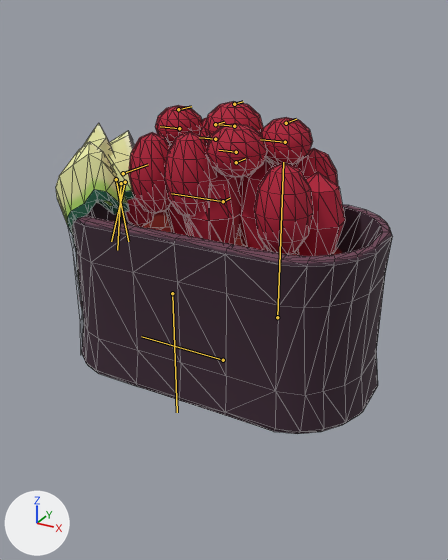
An edit to the FBX model res/Chars/Ikura01/Anim_run.FBX, drawn before and after from the same camera.
One viewpoint serves both versions: a 50 mm camera at (0.761, -1.379, 1.276) aimed at (0.006, -0.006, 0.589). Every picture has the same lights, and +X, +Y and +Z are marked at lower left. Both versions are drawn at frame 9 of the action 'Take 001'; the numbers are the values there. The bones that bend it are drawn over the model as lines. Mesh edges are drawn as thin lines.

Names of what the first picture shows: 'Sushi'.
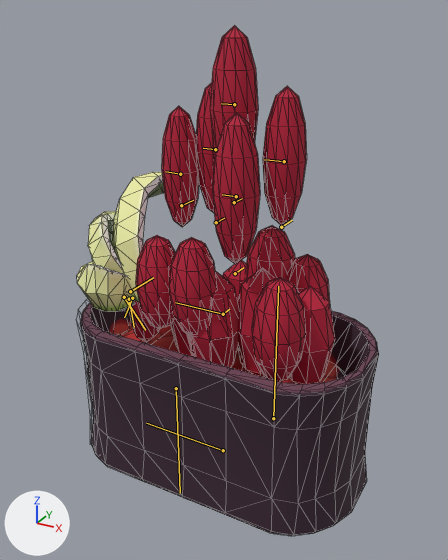
Edits to the bpy script that builds the scene:
```text
Change bone_bone01:
    where bone_bone01 = bpy.data.objects['Root'].pose.bones['Bone01']
    bone_bone01.location: (0.33, 0.0, 0.0) -> (0.0, 0.0, 0.0)
Change bone_bone012:
    where bone_bone012 = bpy.data.objects['Root'].pose.bones['Bone012']  # child of 'Dummy012'
    bone_bone012.scale: (0.9, 0.8, 0.8) -> (1.19, 0.8, 0.8)
Change bone_bone010:
    where bone_bone010 = bpy.data.objects['Root'].pose.bones['Bone010']  # child of 'Dummy010'
    bone_bone010.location: (0.037, -0.025, 0.029) -> (0.224, -0.025, 0.029)
    bone_bone010.scale: (0.52, 0.99, 0.99) -> (1.19, 0.8, 0.8)
Change bone_bone007:
    where bone_bone007 = bpy.data.objects['Root'].pose.bones['Bone007']  # child of 'Dummy007'
    bone_bone007.location: (0.033, 0.011, 0.002) -> (0.266, 0.011, 0.002)
    bone_bone007.scale: (0.52, 0.99, 0.99) -> (1.19, 0.8, 0.8)
Change bone_bone011:
    where bone_bone011 = bpy.data.objects['Root'].pose.bones['Bone011']  # child of 'Dummy011'
    bone_bone011.location: (0.089, 0.03, -0.029) -> (0.215, 0.03, -0.029)
    bone_bone011.scale: (0.52, 0.99, 0.99) -> (1.19, 0.8, 0.8)
Change bone_bone008:
    where bone_bone008 = bpy.data.objects['Root'].pose.bones['Bone008']  # child of 'Dummy008'
    bone_bone008.location: (0.034, 0.063, 0.006) -> (0.201, 0.063, 0.006)
    bone_bone008.scale: (0.52, 0.99, 0.99) -> (1.19, 0.8, 0.8)
Change bone_bone009:
    where bone_bone009 = bpy.data.objects['Root'].pose.bones['Bone009']  # child of 'Dummy009'
    bone_bone009.location: (0.033, -0.055, 0.007) -> (0.145, -0.055, 0.007)
    bone_bone009.scale: (0.52, 0.99, 0.99) -> (1.19, 0.8, 0.8)
Change bone_bone004:
    where bone_bone004 = bpy.data.objects['Root'].pose.bones['Bone004']  # child of 'Dummy013'
    bone_bone004.rotation_quaternion: (0.988, 0.129, -0.106, 0.032) -> (0.935, -0.291, 0.162, -0.134)  # degrees (15, -13, 2) -> degrees (-37, 13, -21)
    bone_bone004.scale: (0.86, 1.08, 0.83) -> (0.8, 1.04, 0.94)
Change bone_bone005:
    where bone_bone005 = bpy.data.objects['Root'].pose.bones['Bone005']  # child of 'Dummy013'
    bone_bone005.rotation_quaternion: (0.989, 0.059, -0.007, 0.143) -> (0.96, -0.259, 0.065, -0.13)  # degrees (7, -2, 16) -> degrees (-31, 3, -16)
    bone_bone005.scale: (0.8, 1.14, 0.82) -> (0.91, 1.03, 0.84)
Change bone_bone006:
    where bone_bone006 = bpy.data.objects['Root'].pose.bones['Bone006']  # child of 'Dummy013'
    bone_bone006.rotation_quaternion: (0.974, -0.079, 0.061, 0.211) -> (0.982, -0.155, -0.01, -0.149)  # degrees (-7, 9, 24) -> degrees (-17, -4, -17)
    bone_bone006.scale: (0.81, 1.11, 0.85) -> (1.0, 0.96, 0.83)
```

Boxes (x1, y1, x2, y2) around the edits, measured in the pictures (448 x 560 px):
'Sushi', posed (10% narrower, 54% taller): before (56, 102, 392, 434); after (77, 25, 379, 536)
bone 'Bone01', root to tip: before (223, 360) to (141, 336); after (223, 450) to (146, 423)
bone 'Bone012', root to tip: before (223, 201) to (171, 193); after (223, 314) to (175, 302)
bone 'Bone010', root to tip: before (215, 139) to (199, 137); after (215, 149) to (203, 148)
bone 'Bone007', root to tip: before (234, 126) to (218, 124); after (234, 104) to (221, 103)
bone 'Bone011', root to tip: before (236, 152) to (218, 150); after (236, 196) to (222, 194)
bone 'Bone008', root to tip: before (285, 142) to (260, 139); after (284, 161) to (264, 159)
bone 'Bone009', root to tip: before (179, 128) to (160, 126); after (180, 174) to (165, 171)
bone 'Bone004', root to tip: before (116, 179) to (128, 241); after (124, 297) to (145, 330)
bone 'Bone005', root to tip: before (121, 183) to (117, 250); after (129, 299) to (134, 327)
bone 'Bone006', root to tip: before (125, 182) to (111, 241); after (132, 298) to (124, 317)
